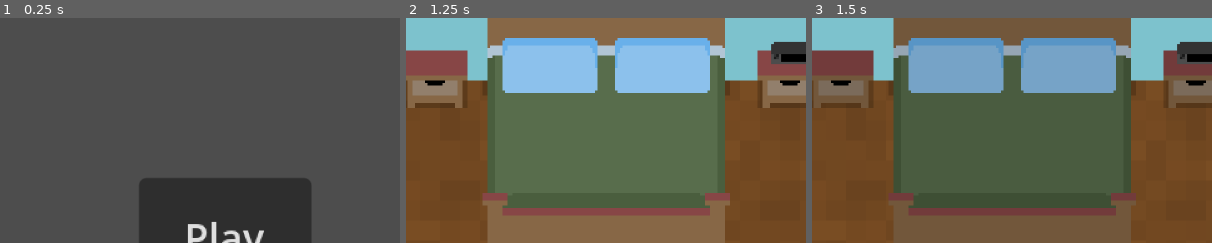
Above: before the commit, frames 1-3 (left to right).
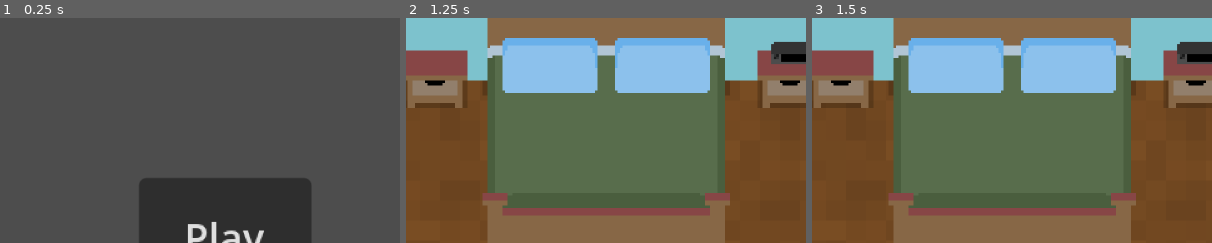
Above: after the commit, the same moments.

Repository: imikado/dupotLittleEscape2
Game: Godot game, scene res://screens/menu.tscn
Two runs of this game, one before a commit and one after it. Both use one fixed random seed, a clock stepped at 60 frames per second and the inputs below.
Inputs:
- Up to frame 1 (0.25 s): no input
- Up to frame 2 (1.25 s): click "Play" at 0.5 s
- Up to frame 3 (1.5 s): click "Fermer" at 1.25 s
The pictures show only the part of the screen within x 26-76%, y 0-50%; the shares and areas given below are measured in that part.

Frames 1-2 are identical in both runs. In frame 3, 12% of the frame differs, in the area x 20-80%, y 8-34%.

Commit message:
rewrite action behavior

Diff:
--- a/autoload/GlobalEvents.gd
+++ b/autoload/GlobalEvents.gd
@@ -1,6 +1,4 @@
 extends Node
 
-signal start_action(action_name:String)
 signal stop_action
-
 signal player_say(message:String)
--- a/autoload/GlobalPlayer.gd
+++ b/autoload/GlobalPlayer.gd
@@ -13,6 +13,27 @@
 
 var _global_position:Vector2=Vector2.ZERO
 var _state_value_list:Dictionary={}
+
+var _action_selected:String=""
+
+func start_action(action:String):
+	_action_selected=action
+
+func stop_action():
+	_action_selected=""
+	GlobalEvents.stop_action.emit()
+
+func get_current_action():
+	return _action_selected
+
+func has_current_action()->bool:
+	return _action_selected !=''
+
+func is_current_action_walkable()->bool:
+	return _action_selected==ACTION_WALK
+
+func is_current_action_selectable()->bool:
+	return _action_selected!=ACTION_WALK and _action_selected!=''
 
 func add_item_in_inventory(item:String):
 	_inventory_list.append(item)
--- a/game/abstracts/furniture_abstract.gd
+++ b/game/abstracts/furniture_abstract.gd
@@ -1,47 +1,54 @@
 extends Node
 class_name FurnitureAbstract
 
-@export var sprite: Sprite2D
-@export var area_2d: Area2D
+@export var _sprite:Sprite2D
+@export var _control:Control
 
-var action_selected:String=""
 
 var selection_tween: Tween
 
+
 func _ready():
-	if area_2d:
-		# Connexion du signal de détection de clic
-		area_2d.input_event.connect(_on_area_2d_input_event)
 
-func _on_area_2d_input_event(_viewport: Node, event: InputEvent, _shape_idx: int):
-	# Vérifie si l'événement est un clic gauche de souris enfoncé
-	if event is InputEventMouseButton and event.button_index == MOUSE_BUTTON_LEFT and event.pressed:
-		GlobalEvents.stop_action.emit()
-		on_action_selected(action_selected)
+	if _control:
+		_control.gui_input.connect(on_control_mouse_clicked)
+		_control.mouse_entered.connect(on_control_mouse_entered)
+		_control.mouse_exited.connect(on_control_mouse_exited)
 
-func start_selection(action:String):
-	action_selected=action
-	print('action started')
+func on_control_mouse_entered():
+	start_blinking()
 
-	if not sprite:
+
+func on_control_mouse_exited():
+	stop_blinking()
+
+
+func on_control_mouse_clicked(event: InputEvent) -> void:
+	if not GlobalPlayer.is_current_action_selectable():
+		return
+	if event is InputEventMouseButton and event.pressed and event.button_index == MOUSE_BUTTON_LEFT:
+		on_action_selected(GlobalPlayer.get_current_action())
+		GlobalPlayer.stop_action()
+		stop_blinking()
+
+func start_blinking():
+
+	if not _control or not GlobalPlayer.is_current_action_selectable():
 		return
 
-	stop_selection()
+	stop_blinking()
 
 	# Création du Tween en boucle
 	selection_tween = create_tween().set_loops()
 
-	# Teinte le sprite en rouge (ou n'importe quelle autre couleur) en 0.3 sec
-	selection_tween.tween_property(sprite, "modulate", Color.GRAY, 0.3)
-	# Revient à la couleur d'origine (blanc neutre) en 0.3 sec
-	selection_tween.tween_property(sprite, "modulate", Color.WHITE, 0.3)
+	selection_tween.tween_property(_sprite, "modulate", Color.GRAY, 0.6)
+	selection_tween.tween_property(_sprite, "modulate", Color.WHITE, 0.3)
 
-func stop_selection():
-	print('action stopped')
+func stop_blinking():
 	if selection_tween and selection_tween.is_running():
 		selection_tween.kill()
-	if sprite:
-		sprite.modulate = Color.WHITE
+	if _sprite:
+		_sprite.modulate = Color.WHITE
 
 func on_action_selected(action:String):
 	GlobalEvents.player_say.emit("I don't think so")
--- a/game/actors/player/player.gd
+++ b/game/actors/player/player.gd
@@ -29,6 +29,7 @@
 var button_enabled:String=''
 
 func _ready() -> void:
+
 	target_mouse_position=global_position
 	animationPlayer.play('idle')
 	stop_move()
@@ -37,6 +38,7 @@
 
 	panel.visible=false
 
+	GlobalEvents.stop_action.connect(on_stop_action)
 	GlobalEvents.player_say.connect(say)
 
 func say(message:String):
@@ -96,15 +98,16 @@
 	for action_button_loop:Button in actionGrid.get_children():
 		action_button_loop.button_pressed=false
 
+func on_stop_action()->void:
+	refresh_action_button_list()
+
 func start_action(action_name:String):
 	refresh_action_button_list()
 
 	var button_clicked:Button=button_list[action_name]
 	button_clicked.button_pressed=true
 
-	#button_enabled=action_name
-
-	GlobalEvents.start_action.emit(action_name)
+	GlobalPlayer.start_action(action_name)
 
 	if action_name == GlobalPlayer.ACTION_WALK:
 		enable_move()
--- a/game/rooms/bedroom.gd
+++ b/game/rooms/bedroom.gd
@@ -1,35 +1,62 @@
 extends Node2D
 
-var action_selected:String=""
 @onready var furniture_group=$furnitures
 @export var player:Player
+
+@export var area_2d:Area2D
+
+@export var ground:TileMapLayer
+
+var selection_tween: Tween
+
 
 # Called when the node enters the scene tree for the first time.
 func _ready() -> void:
 
-	GlobalEvents.start_action.connect(on_start_action)
-	GlobalEvents.stop_action.connect(on_stop_action)
+	if area_2d:
+		# Connexion du signal de détection de clic
+		area_2d.input_event.connect(_on_area_2d_input_event)
+		area_2d.mouse_entered.connect(_on_area_2d_mouse_entered)
+		area_2d.mouse_exited.connect(_on_area_2d_mouse_exited)
 
+func _on_area_2d_mouse_entered():
+	if GlobalPlayer.get_current_action()!=GlobalPlayer.ACTION_WALK:
+		return
+	start_blinking()
+
+func _on_area_2d_mouse_exited():
+	if GlobalPlayer.get_current_action()!=GlobalPlayer.ACTION_WALK:
+		return
+	stop_blinking()
+
+func start_blinking():
+
+	if not ground:
+		return
+
+	stop_blinking()
+
+	# Création du Tween en boucle
+	selection_tween = create_tween().set_loops()
+
+	# Teinte le sprite en rouge (ou n'importe quelle autre couleur) en 0.3 sec
+	selection_tween.tween_property(ground, "modulate", Color.GRAY, 0.6)
+	# Revient à la couleur d'origine (blanc neutre) en 0.3 sec
+	selection_tween.tween_property(ground, "modulate", Color.WHITE, 0.3)
+
+func stop_blinking():
+	if selection_tween and selection_tween.is_running():
+		selection_tween.kill()
+	if ground:
+		ground.modulate = Color.WHITE
+
+
+func _on_area_2d_input_event(_viewport: Node, event: InputEvent, _shape_idx: int):
+	# Vérifie si l'événement est un clic gauche de souris enfoncé
+	if event is InputEventMouseButton and event.button_index == MOUSE_BUTTON_LEFT and event.pressed:
+		GlobalEvents.stop_action.emit()
+		print('click move')
 
 # Called every frame. 'delta' is the elapsed time since the previous frame.
 func _process(delta: float) -> void:
 	pass
-
-func on_start_action(action:String):
-	print('start '+action)
-	if action==GlobalPlayer.ACTION_WALK:
-		for furniture_loop:FurnitureAbstract in furniture_group.get_children():
-			furniture_loop.stop_selection()
-		return
-
-	for furniture_loop in furniture_group.get_children():
-		furniture_loop.start_selection(action)
-
-	action_selected=action
-
-func on_stop_action():
-	player.refresh_action_button_list()
-	print('stop '+action_selected)
-	for furniture_loop:FurnitureAbstract in furniture_group.get_children():
-		furniture_loop.stop_selection()
-	action_selected=''
--- a/game/rooms/bedroom.tscn
+++ b/game/rooms/bedroom.tscn
@@ -72,9 +72,14 @@
 tile_size = Vector2i(96, 96)
 sources/0 = SubResource("TileSetAtlasSource_gc77d")
 
-[node name="Bedroom" type="Node2D" unique_id=1964261214 node_paths=PackedStringArray("player")]
+[sub_resource type="RectangleShape2D" id="RectangleShape2D_lbj6w"]
+size = Vector2(576, 196.5)
+
+[node name="Bedroom" type="Node2D" unique_id=1964261214 node_paths=PackedStringArray("player", "area_2d", "ground")]
 script = ExtResource("1_vgdy4")
 player = NodePath("Player")
+area_2d = NodePath("SelectionArea2D")
+ground = NodePath("ground")
 
 [node name="wall" type="TileMapLayer" parent="." unique_id=702722730]
 tile_map_data = PackedByteArray("AAAAAAEAAAAAAAAAAAABAAEAAAAAAAAAAAACAAEAAAAAAAAAAAADAAEAAAAAAAAAAAAEAAEAAAAAAAAAAAAAAA …(368 unchanged characters)…
@@ -83,6 +88,12 @@
 [node name="ground" type="TileMapLayer" parent="." unique_id=1613126909]
 tile_map_data = PackedByteArray("AAABAAIAAAAAAAAAAAACAAIAAAAAAAAAAAADAAIAAAAAAAAAAAAEAAIAAAAAAAAAAAABAAMAAAAAAAAAAAACAAMAAAAAAAAAAAADAAMAAAAAAAAAAAAEAAMAAAAAAAAAAAAAAAIAAAAAAAAAAAAAAAMAAAAAAAAAAAAFAAIAAAAAAAAAAAAFAAMAAAAAAAAAAAA=")
 tile_set = SubResource("TileSet_rvnao")
+
+[node name="SelectionArea2D" type="Area2D" parent="." unique_id=1908151008]
+
+[node name="CollisionShape2D" type="CollisionShape2D" parent="SelectionArea2D" unique_id=1655434356]
+position = Vector2(288, 289.75)
+shape = SubResource("RectangleShape2D_lbj6w")
 
 [node name="furnitures" type="Node2D" parent="." unique_id=431881280]
 position = Vector2(466, 120)
--- a/game/rooms/bedroom/bed.tscn
+++ b/game/rooms/bedroom/bed.tscn
@@ -6,13 +6,10 @@
 [sub_resource type="RectangleShape2D" id="RectangleShape2D_oaiff"]
 size = Vector2(99, 87)
 
-[sub_resource type="RectangleShape2D" id="RectangleShape2D_y8pkj"]
-size = Vector2(99, 110)
-
-[node name="Bed" type="Node2D" unique_id=1980249435 node_paths=PackedStringArray("sprite", "area_2d")]
+[node name="Bed" type="Node2D" unique_id=1980249435 node_paths=PackedStringArray("_sprite", "_control")]
 script = ExtResource("1_y8pkj")
-sprite = NodePath("Furnitures")
-area_2d = NodePath("SelectionArea2D")
+_sprite = NodePath("Furnitures")
+_control = NodePath("Control")
 
 [node name="Furnitures" type="Sprite2D" parent="." unique_id=1941946103]
 position = Vector2(24, 24)
@@ -26,8 +23,10 @@
 position = Vector2(21.5, 33.5)
 shape = SubResource("RectangleShape2D_oaiff")
 
-[node name="SelectionArea2D" type="Area2D" parent="." unique_id=135401375]
-
-[node name="CollisionShape2D" type="CollisionShape2D" parent="SelectionArea2D" unique_id=1478855119]
-position = Vector2(21.5, 23)
-shape = SubResource("RectangleShape2D_y8pkj")
+[node name="Control" type="Control" parent="." unique_id=1478921754]
+layout_mode = 3
+anchors_preset = 0
+offset_left = -29.0
+offset_top = -32.0
+offset_right = 72.0
+offset_bottom = 77.0
--- a/game/rooms/bedroom/bedside_table.gd
+++ b/game/rooms/bedroom/bedside_table.gd
@@ -46,6 +46,8 @@
 
 
 func on_action_selected(action:String):
+	print("on action selected "+action)
+
 	if action==GlobalPlayer.ACTION_OPEN:
 		return open_drawer()
 	elif action==GlobalPlayer.ACTION_CLOSE:
--- a/game/rooms/bedroom/bedside_table.tscn
+++ b/game/rooms/bedroom/bedside_table.tscn
@@ -172,13 +172,10 @@
 &"open": SubResource("Animation_4j8hk")
 }
 
-[sub_resource type="RectangleShape2D" id="RectangleShape2D_lbj6w"]
-size = Vector2(26, 27)
-
-[node name="BedsideTable" type="Node2D" unique_id=1810283172 node_paths=PackedStringArray("sprite", "area_2d")]
+[node name="BedsideTable" type="Node2D" unique_id=1810283172 node_paths=PackedStringArray("_sprite", "_control")]
 script = ExtResource("1_g4s5b")
-sprite = NodePath("Furnitures")
-area_2d = NodePath("SelectionArea2D")
+_sprite = NodePath("Furnitures")
+_control = NodePath("Control")
 
 [node name="Furnitures" type="Sprite2D" parent="." unique_id=1834362780]
 position = Vector2(1, 16)
@@ -199,8 +196,10 @@
 [node name="AnimationPlayer" type="AnimationPlayer" parent="." unique_id=1669568350]
 libraries/ = SubResource("AnimationLibrary_4j8hk")
 
-[node name="SelectionArea2D" type="Area2D" parent="." unique_id=1846289011]
-
-[node name="CollisionShape2D" type="CollisionShape2D" parent="SelectionArea2D" unique_id=1935507913]
-position = Vector2(1, 5.5)
-shape = SubResource("RectangleShape2D_lbj6w")
+[node name="Control" type="Control" parent="." unique_id=301701178]
+layout_mode = 3
+anchors_preset = 0
+offset_left = -12.0
+offset_top = -7.0
+offset_right = 14.0
+offset_bottom = 19.0
--- a/game/rooms/bedroom/cupboard.tscn
+++ b/game/rooms/bedroom/cupboard.tscn
@@ -6,13 +6,10 @@
 [sub_resource type="RectangleShape2D" id="RectangleShape2D_enc72"]
 size = Vector2(108, 22)
 
-[sub_resource type="RectangleShape2D" id="RectangleShape2D_xicjv"]
-size = Vector2(112, 111)
-
-[node name="Cupboard" type="Node2D" unique_id=1262327595 node_paths=PackedStringArray("sprite", "area_2d")]
+[node name="Cupboard" type="Node2D" unique_id=1262327595 node_paths=PackedStringArray("_sprite", "_control")]
 script = ExtResource("1_xicjv")
-sprite = NodePath("Furnitures")
-area_2d = NodePath("SelectionArea2D")
+_sprite = NodePath("Furnitures")
+_control = NodePath("Control")
 
 [node name="Furnitures" type="Sprite2D" parent="." unique_id=631172059]
 position = Vector2(0, 9)
@@ -26,8 +23,10 @@
 position = Vector2(1, 58)
 shape = SubResource("RectangleShape2D_enc72")
 
-[node name="SelectionArea2D" type="Area2D" parent="." unique_id=601044898]
-
-[node name="CollisionShape2D" type="CollisionShape2D" parent="SelectionArea2D" unique_id=1563876911]
-position = Vector2(-1, 13.5)
-shape = SubResource("RectangleShape2D_xicjv")
+[node name="Control" type="Control" parent="." unique_id=1063675019]
+layout_mode = 3
+anchors_preset = 0
+offset_left = -55.0
+offset_top = -41.0
+offset_right = 54.0
+offset_bottom = 70.0
--- a/game/rooms/shared/door.tscn
+++ b/game/rooms/shared/door.tscn
@@ -127,13 +127,10 @@
 &"open": SubResource("Animation_6grd0")
 }
 
-[sub_resource type="RectangleShape2D" id="RectangleShape2D_23odk"]
-size = Vector2(72, 96)
-
-[node name="door" type="Node2D" unique_id=1373127259 node_paths=PackedStringArray("sprite", "area_2d")]
+[node name="door" type="Node2D" unique_id=1373127259 node_paths=PackedStringArray("_sprite", "_control")]
 script = ExtResource("1_23odk")
-sprite = NodePath("DoorOpen")
-area_2d = NodePath("SelectionArea2D")
+_sprite = NodePath("DoorOpen")
+_control = NodePath("Control")
 
 [node name="AnimationPlayer" type="AnimationPlayer" parent="." unique_id=680190665]
 root_node = NodePath("../DoorOpen")
@@ -144,8 +141,10 @@
 texture = ExtResource("1_4ha3p")
 hframes = 5
 
-[node name="SelectionArea2D" type="Area2D" parent="." unique_id=68486600]
-
-[node name="CollisionShape2D" type="CollisionShape2D" parent="SelectionArea2D" unique_id=522759806]
-position = Vector2(-4, 24)
-shape = SubResource("RectangleShape2D_23odk")
+[node name="Control" type="Control" parent="." unique_id=1922054912]
+layout_mode = 3
+anchors_preset = 0
+offset_left = -40.0
+offset_top = -24.0
+offset_right = 24.0
+offset_bottom = 72.0
